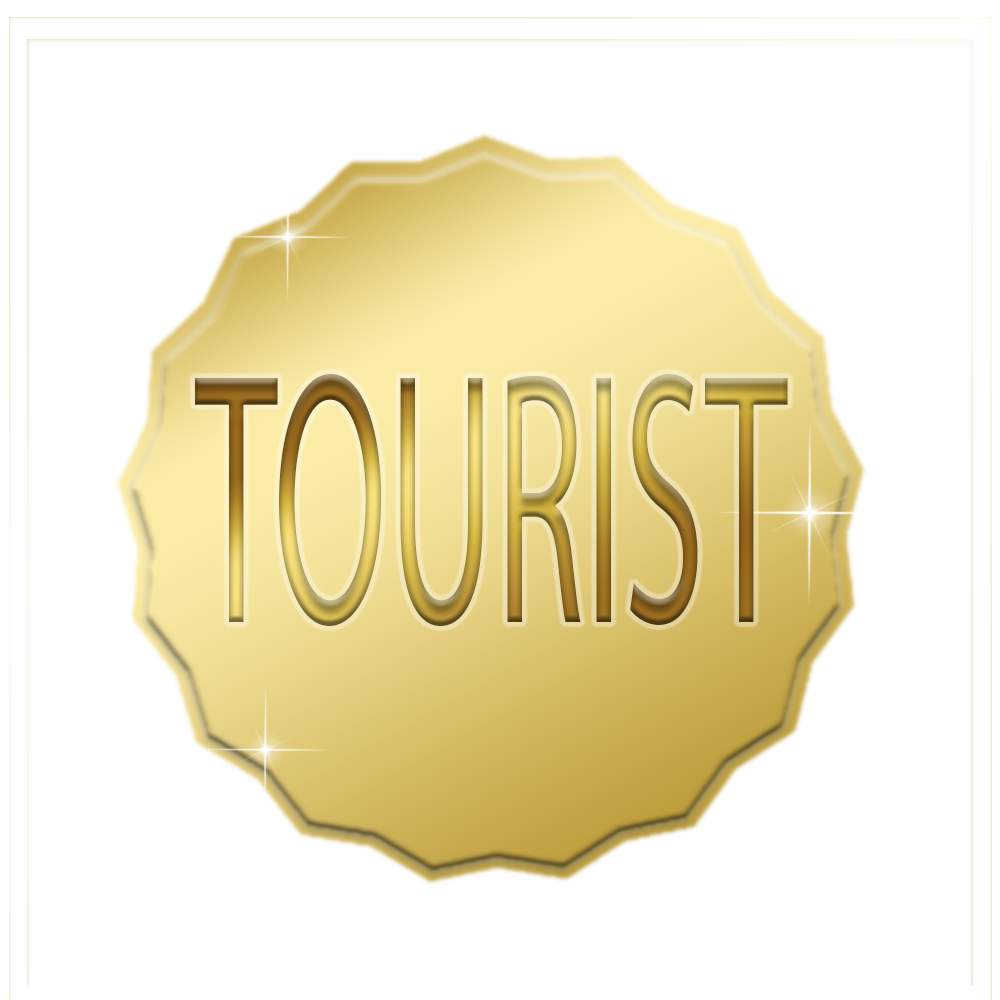
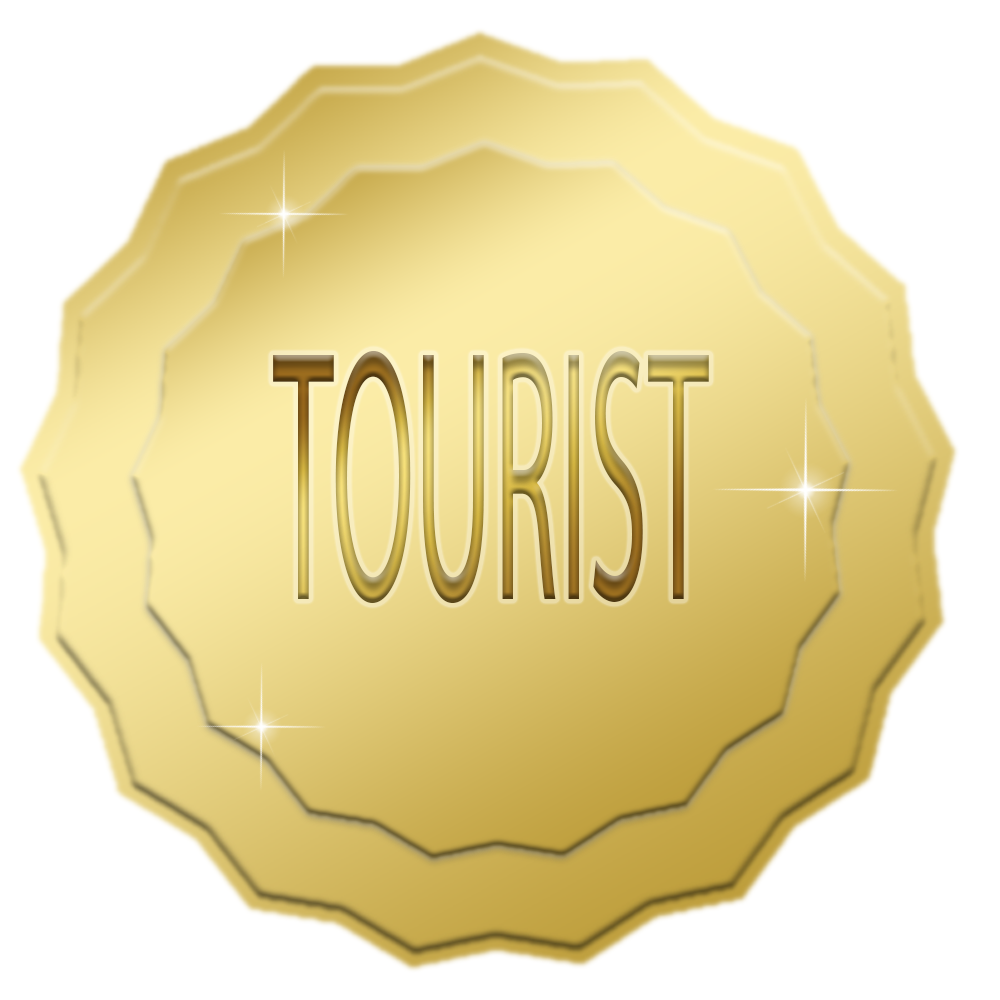
Layer changes from the first 1000x1000 image to the second:
painted on "TOURIST" over [195, 350, 788, 627]
added layer "Layer 3" above "Layer 1 copy" over [196, 149, 899, 791]
added layer "Layer 1 copy" (1st of 2) (lighten) above "Layer 2" over [127, 137, 854, 863]
painted on "Layer 2" over [16, 28, 961, 973]
hid "Layer 1 copy" (2nd of 2) over [27, 39, 973, 985]
hid "Layer 1" over [9, 17, 992, 1000]
